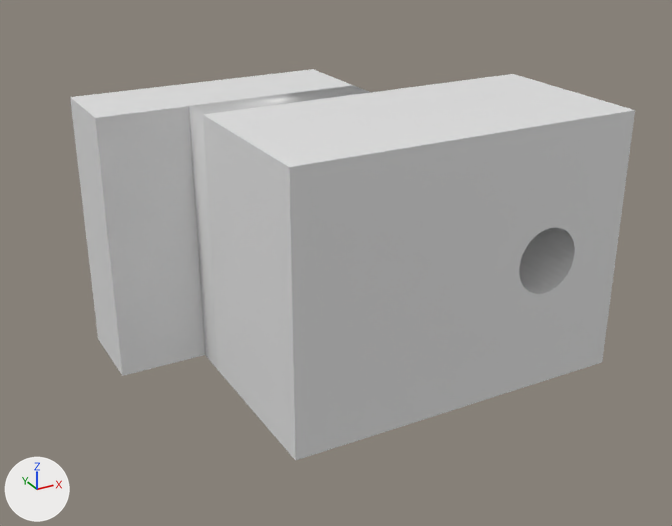
Before and after pictures for a commit that changed the Blender file bedClips.blend.
Camera for both pictures: a 50 mm lens placed at (-0.021, -0.0561, 0.025), pointed at (0.0084, -0.0027, -0.0017). The lights are fixed; the arrows at lower left show +X, +Y and +Z.

Script lines for the objects in view, before the commit:
```python
me_cube_001 = bpy.data.meshes.new('Cube.001')
me_cube_001.from_pydata(...)  # 76 vertices, 40 faces; spans x 0.0079..0.0509, y -0.0068..0.0004, z -0.0022..0.0022
me_cube_001.materials.append(mat_material)  # white #e7e7e7
me_cube_002 = bpy.data.meshes.new('Cube.002')
me_cube_002.from_pydata(...)  # a box spanning x 0.0079..0.0294, y 0.0004..0.0018, z -0.0022..0.0022
me_cube_002.polygons.foreach_set('use_smooth', [True] * 6)
me_cube_002.materials.append(mat_material)  # white #e7e7e7
me_cube_004 = bpy.data.meshes.new('Cube.004')
me_cube_004.from_pydata(...)  # a box spanning x -0.0029..0.0294, y 0.0018..0.0054, z -0.0022..0.0022
me_cube_004.materials.append(mat_material)  # white #e7e7e7
ob_cube_001 = bpy.data.objects.new('Cube.001', me_cube_001)
ob_cube_001.location = (-0.00464, -0.00064, 0.0)
ob_cube_001.scale = (0.59, 1.77, 4.3)
ob_cube_002 = bpy.data.objects.new('Cube.002', me_cube_002)
ob_cube_002.location = (-0.00464, -0.00064, 0.0)
ob_cube_002.scale = (0.59, 1.77, 4.3)
ob_cube_004 = bpy.data.objects.new('Cube.004', me_cube_004)
ob_cube_004.location = (-0.00464, -0.00064, 0.0)
ob_cube_004.scale = (0.59, 1.77, 4.3)
```
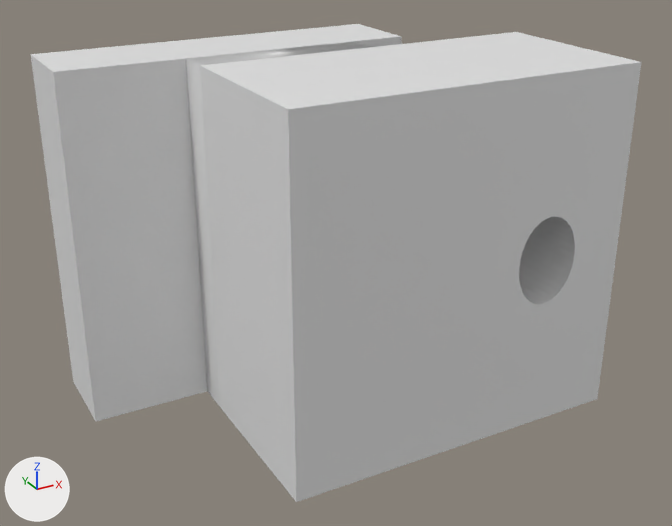
Edits to the bpy script that builds the scene:
```text
Change ob_cube_001:
    ob_cube_001.scale: (0.59, 1.77, 4.3) -> (0.59, 1.77, 5.74)
Change ob_cube_002:
    ob_cube_002.scale: (0.59, 1.77, 4.3) -> (0.59, 1.77, 5.74)
Change ob_cube_004:
    ob_cube_004.location: (-0.00464, -0.00064, 0.0) -> (-0.00635, -0.00064, 0.0)
    ob_cube_004.scale: (0.59, 1.77, 4.3) -> (0.787, 1.77, 5.74)
```

Pixel boxes [x1, y1, x2, y2] of what changed, in the pictures (672 x 526 px):
'Cube.001', rescaled (21% taller)
    before: [203, 74, 635, 461]
    after: [200, 32, 641, 502]
'Cube.004', moved, rescaled (31% wider, 29% taller)
    before: [70, 69, 352, 376]
    after: [31, 24, 402, 421]
'Cube.002', rescaled (28% taller)
    before: [189, 85, 371, 370]
    after: [186, 41, 369, 406]
